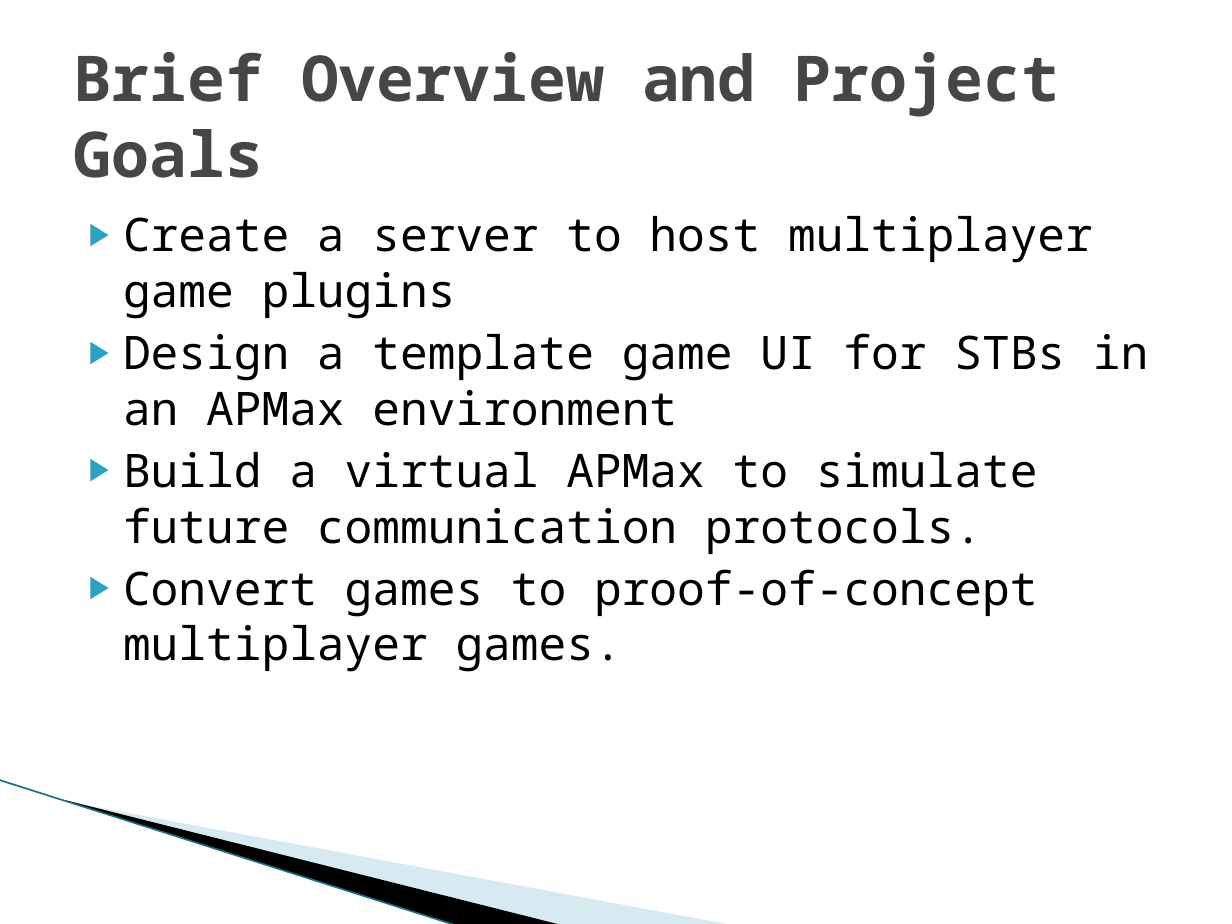
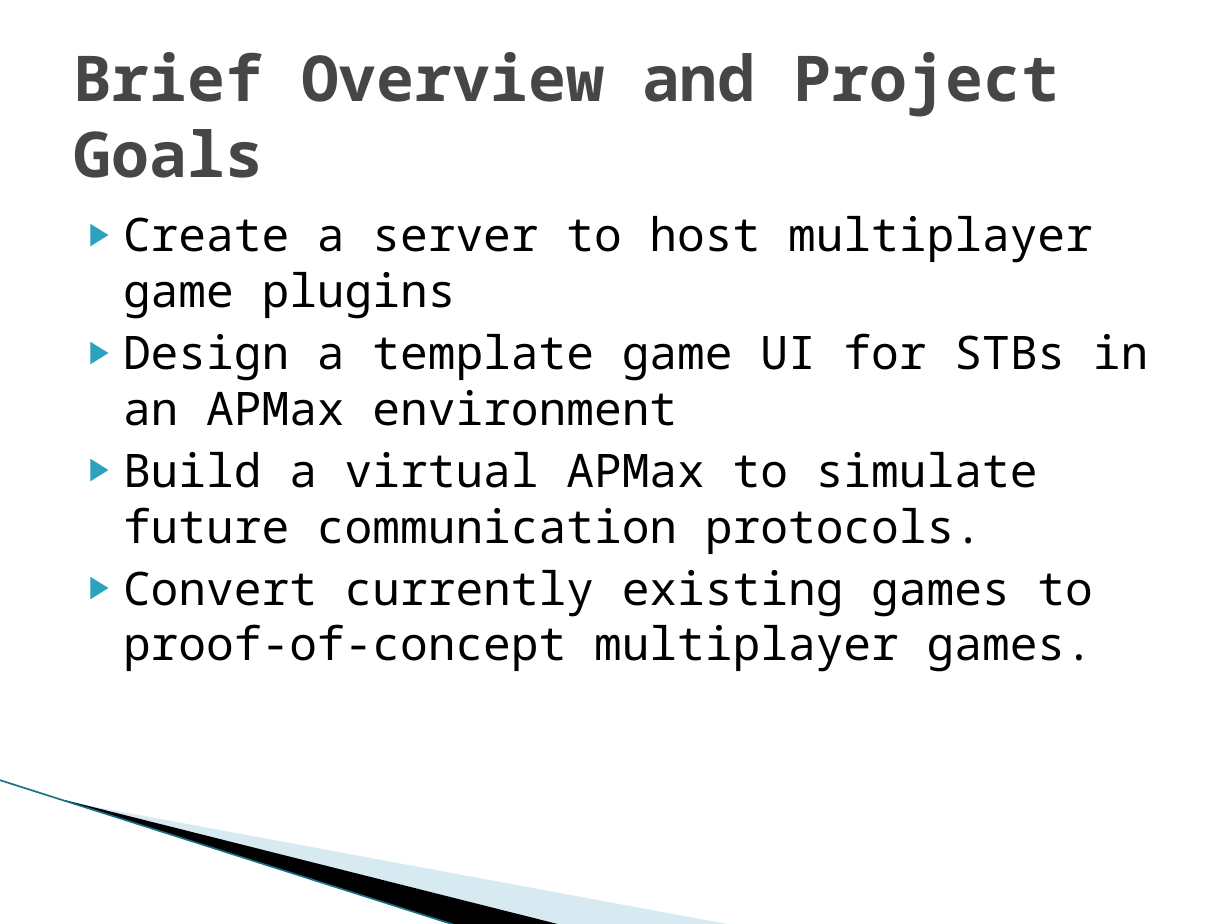
Before and after one commit to SDSMT-CSC/STBMF, a slide deck: slide 2 of Sprint1_Documents/Sprint 1 Review.pptx. Drawn at 1232x924 pixels with LibreOffice and Linux fonts; fonts in the diff are those of the drawing; background and template pictures are left out. Boxes give left, top, right and bottom in pixels: in the first picture for what was removed or moved away, otherwise in the second. Text is boxed around its words. In the diff, an @@ line names an element or a change of style, - is before the commit and + after.

Commit message:
Changed some wording in the presentation

```diff
--- a/Sprint1_Documents/Sprint 1 Review.pptx
+++ b/Sprint1_Documents/Sprint 1 Review.pptx
@@ text at [123, 570, 1093, 672]: text changed @@
-▶ Convert games to proof-of-concept multiplayer games.
+▶ Convert currently existing games to proof-of-concept multiplayer games.
```
Also in this commit, not shown: 1 other slide changed.
